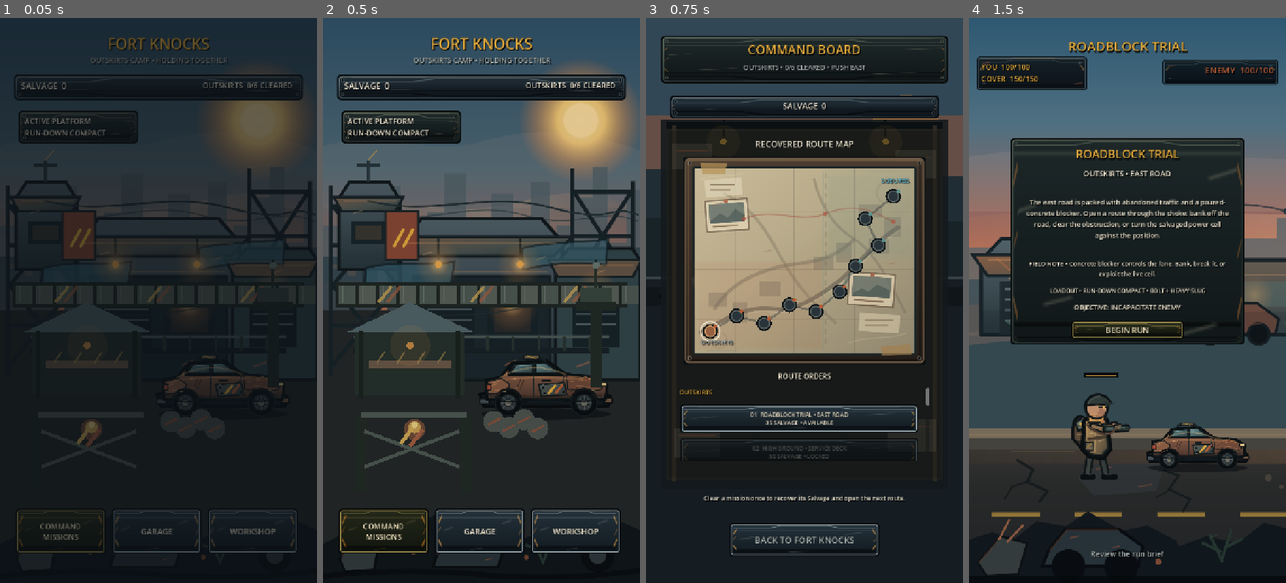
Above: before the commit, frames 1-4 (left to right).
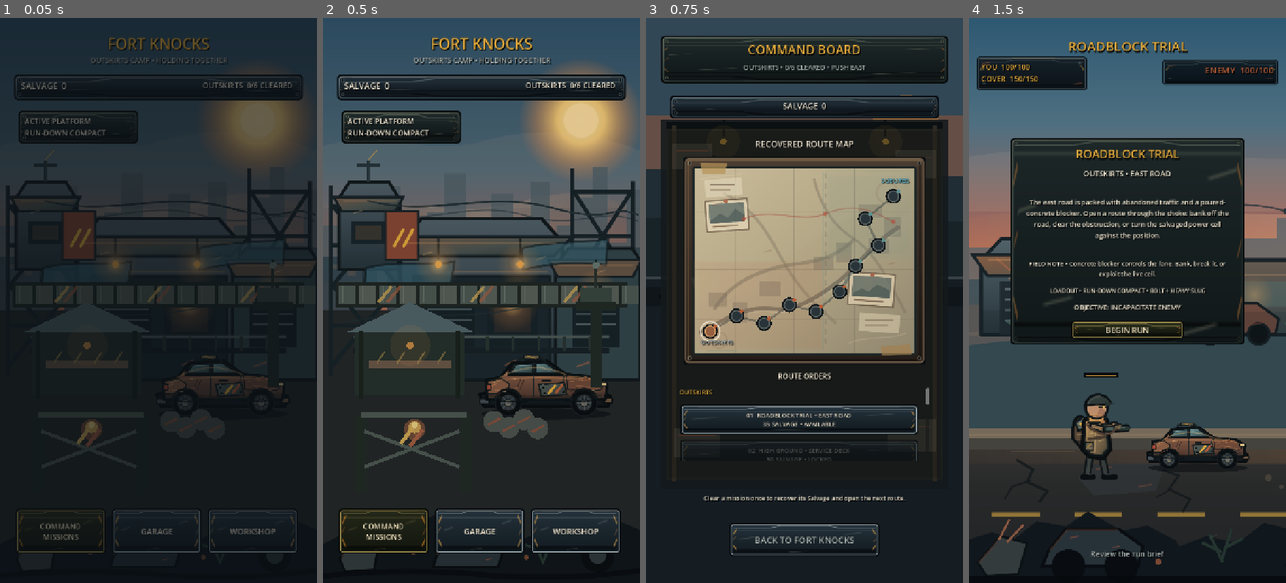
Above: after the commit, the same moments.

Repository: phantompixel-developer/FortKnocks
Game: Godot game, scene res://game/core/app.tscn
The game is run twice, just before and just after one commit, with the same random seed, the same clock (stepped at 60 frames per second) and the same inputs.
Inputs:
- Up to frame 1 (0.05 s): no input
- Up to frame 2 (0.5 s): no input
- Up to frame 3 (0.75 s): click "COMMAND MISSIONS" at 0.5 s
- Up to frame 4 (1.5 s): click "01 ROADBLOCK TRIAL • EAST ROA…" at 1.25 s

Frames 1-2 are identical in both runs. In frame 3, 1.2% of the frame differs, in the area x 10-90%, y 68-79%; in frame 4, nothing differs.

Commit message:
ui: improve Command Board route readability

Diff:
--- a/game/campaign/command_board.gd
+++ b/game/campaign/command_board.gd
@@ -75,8 +75,8 @@
 		var is_completed := completed.has(mission.id)
 
 		var button := Button.new()
-		button.custom_minimum_size = Vector2(0.0, 68.0)
-		button.add_theme_font_size_override("font_size", 13)
+		button.custom_minimum_size = Vector2(0.0, 72.0)
+		button.add_theme_font_size_override("font_size", 14)
 		button.disabled = not is_unlocked
 
 		var state := "LOCKED"
